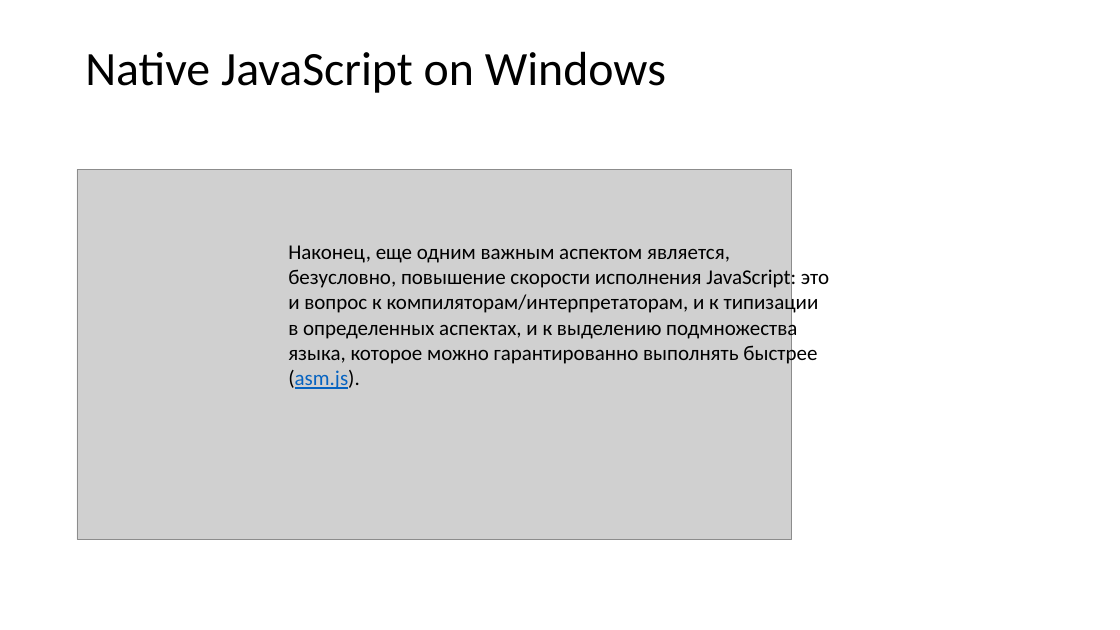
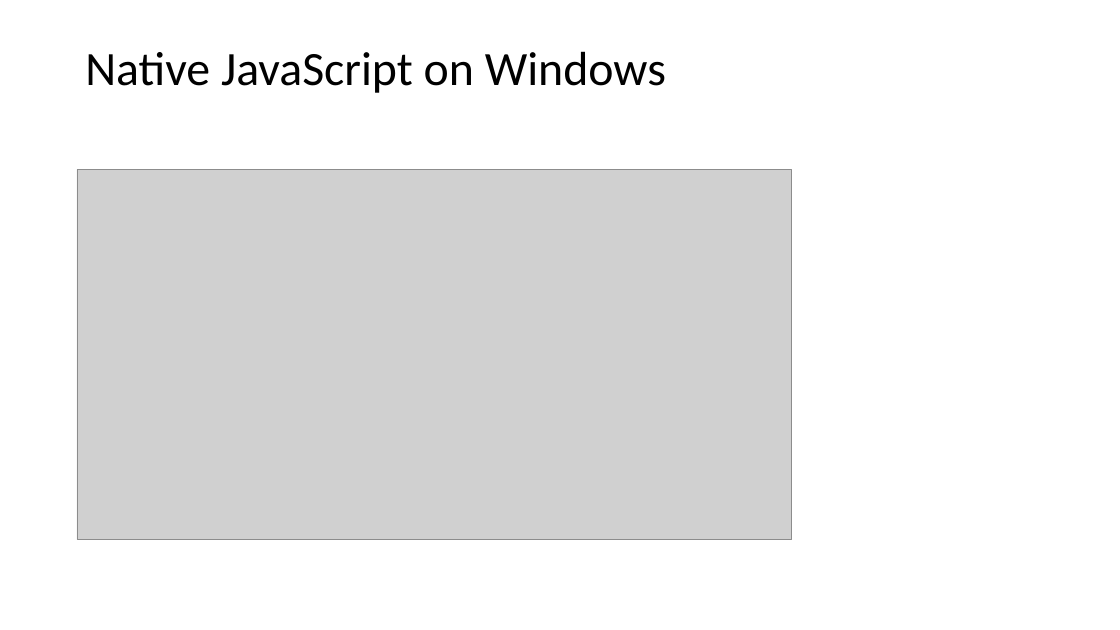
Before and after one commit to vba/presentations, a slide deck: slide 22 of 2015.js/JavaScript trends 2015.pptx. Drawn at 1120x630 pixels with LibreOffice and Linux fonts; fonts in the diff are those of the drawing; grey boxes stand for pictures. Boxes give left, top, right and bottom in pixels: in the first picture for what was removed or moved away, otherwise in the second. Text is boxed around its words. In the diff, an @@ line names an element or a change of style, - is before the commit and + after.

```diff
--- a/2015.js/JavaScript trends 2015.pptx
+++ b/2015.js/JavaScript trends 2015.pptx
@@ text removed at <box>288,245,829,389</box> @@
-Наконец, еще одним важным аспектом является, безусловно, повышение скорости исполнения JavaScript: это и вопрос к компиляторам/интерпретаторам, и к типизации в определенных аспектах, и к выделению подмножества языка, которое можно гарантированно выполнять быстрее (asm.js).
```
Also in this commit, not shown: 6 other slides changed, 19 slides added, 4 slides removed.
